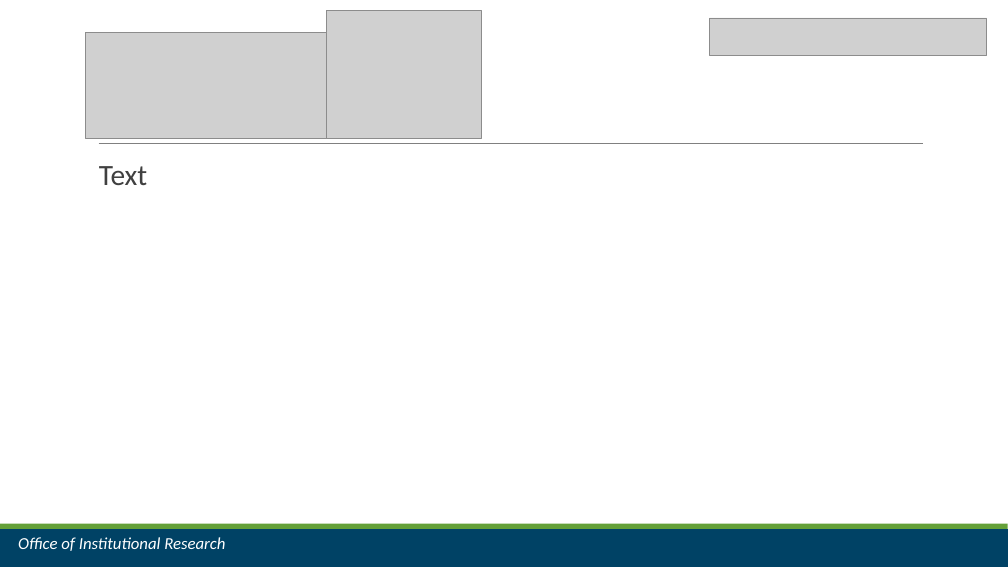
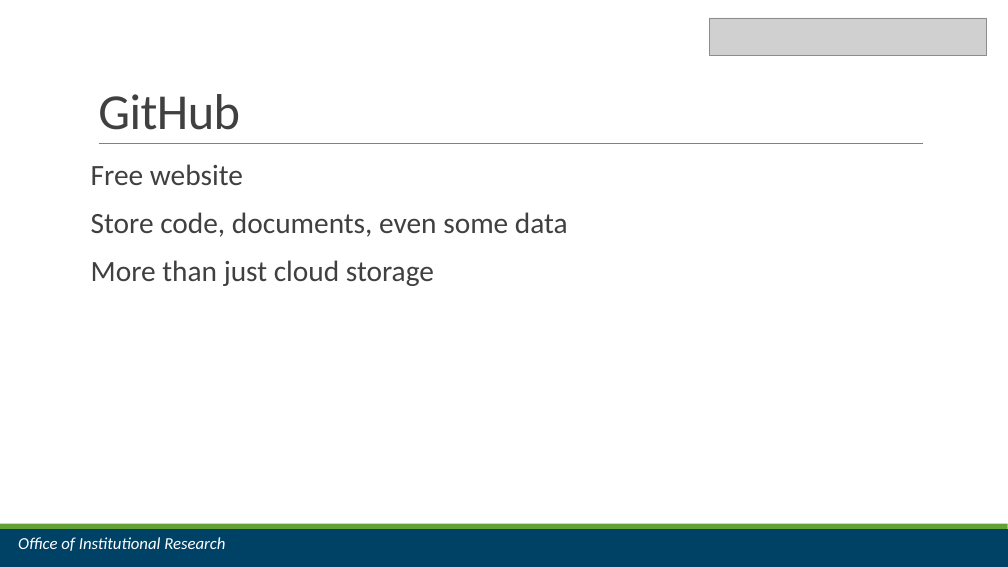
Before and after one commit to jrf1111/Do-You-Git-It-Now, a slide deck: slide 11 of Do You Git It Now.pptx (slide 10 before the commit). Drawn at 1008x567 pixels with LibreOffice and Linux fonts; fonts in the diff are those of the drawing; grey boxes stand for pictures. Boxes give left, top, right and bottom in pixels: in the first picture for what was removed or moved away, otherwise in the second. Text is boxed around its words. In the diff, an @@ line names an element or a change of style, - is before the commit and + after.

```diff
--- a/Do You Git It Now.pptx
+++ b/Do You Git It Now.pptx
@@ picture removed at (327,10,482,138) @@
@@ picture removed at (85,33,343,138) @@
@@ title added at (98,94,240,130), 48 pt, text #404040 @@
+GitHub
@@ text at (91,164,568,286): text changed @@
-  Text
+Free website
+Store code, documents, even some data
+More than just cloud storage
```
Also in this commit, not shown: 1 other slide changed, 3 slides added.
